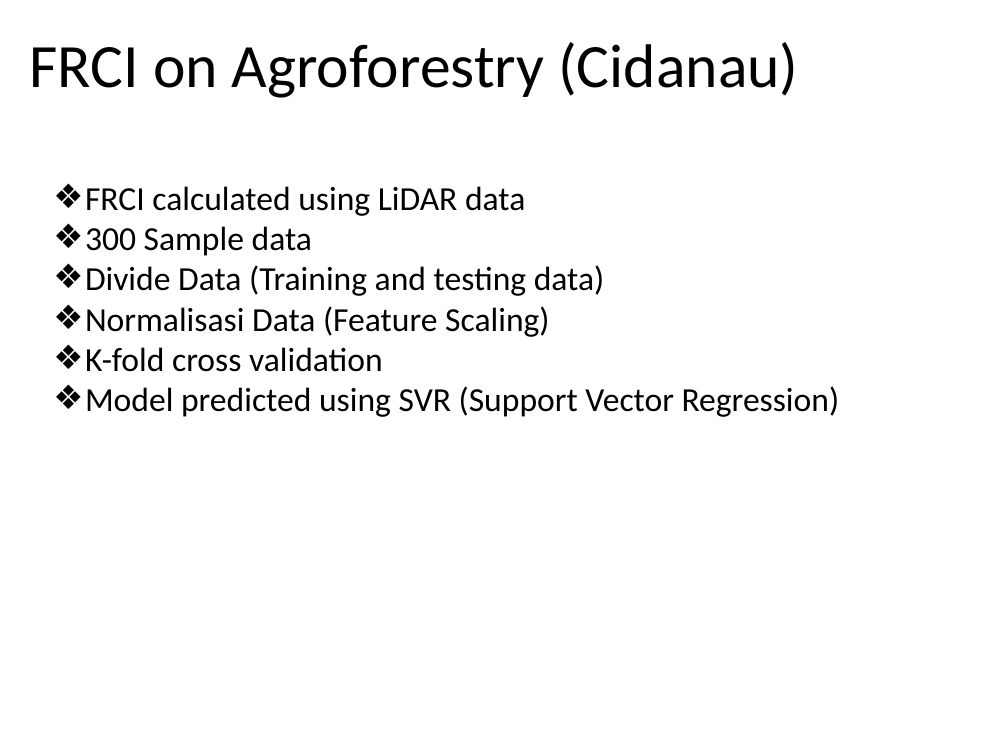
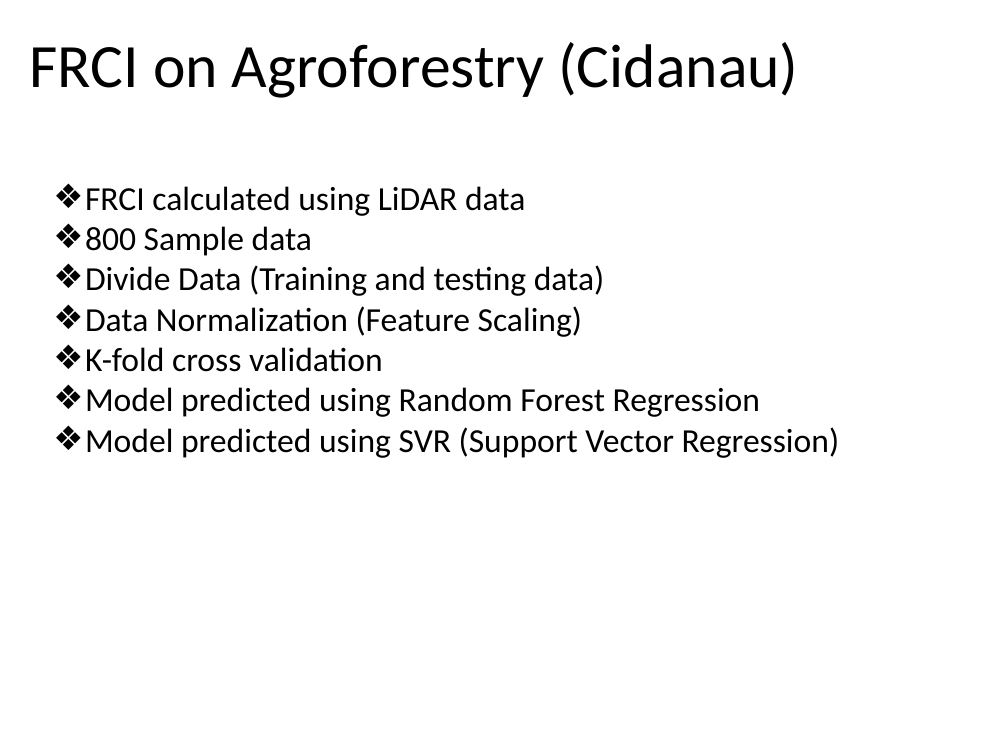
Before and after one commit to firstime09/GitTesis, a slide deck: slide 7 of SVR/Report/FRCI USING SVM_II.pptx (slide 6 before the commit). Drawn at 1008x756 pixels with LibreOffice and Linux fonts; fonts in the diff are those of the drawing; background and template pictures are left out. Boxes give left, top, right and bottom in pixels: in the first picture for what was removed or moved away, otherwise in the second. Text is boxed around its words. In the diff, an @@ line names an element or a change of style, - is before the commit and + after.

Commit message:
PPT

```diff
--- a/SVR/Report/FRCI USING SVM_II.pptx
+++ b/SVR/Report/FRCI USING SVM_II.pptx
@@ text at (85, 226, 312, 256): text changed @@
-❖ 300 Sample data
+❖ 800 Sample data
@@ text at (85, 306, 583, 337): text changed @@
-❖ Normalisasi Data (Feature Scaling)
+❖ Data Normalization (Feature Scaling)
@@ text at (85, 387, 760, 417): paragraph added @@
+❖ Model predicted using Random Forest Regression
```
Also in this commit, not shown: 3 other slides changed, 1 slide added.
